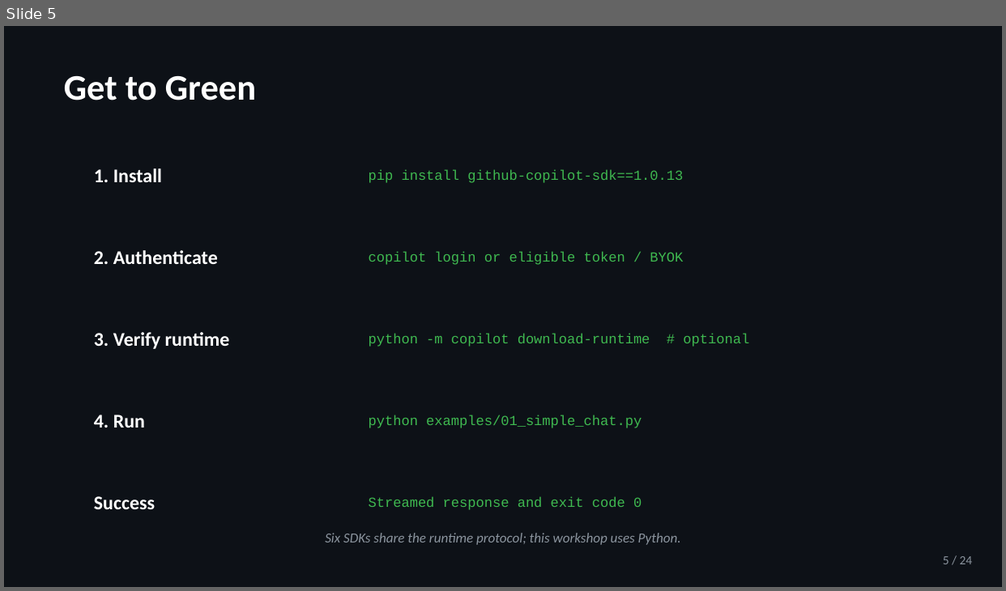
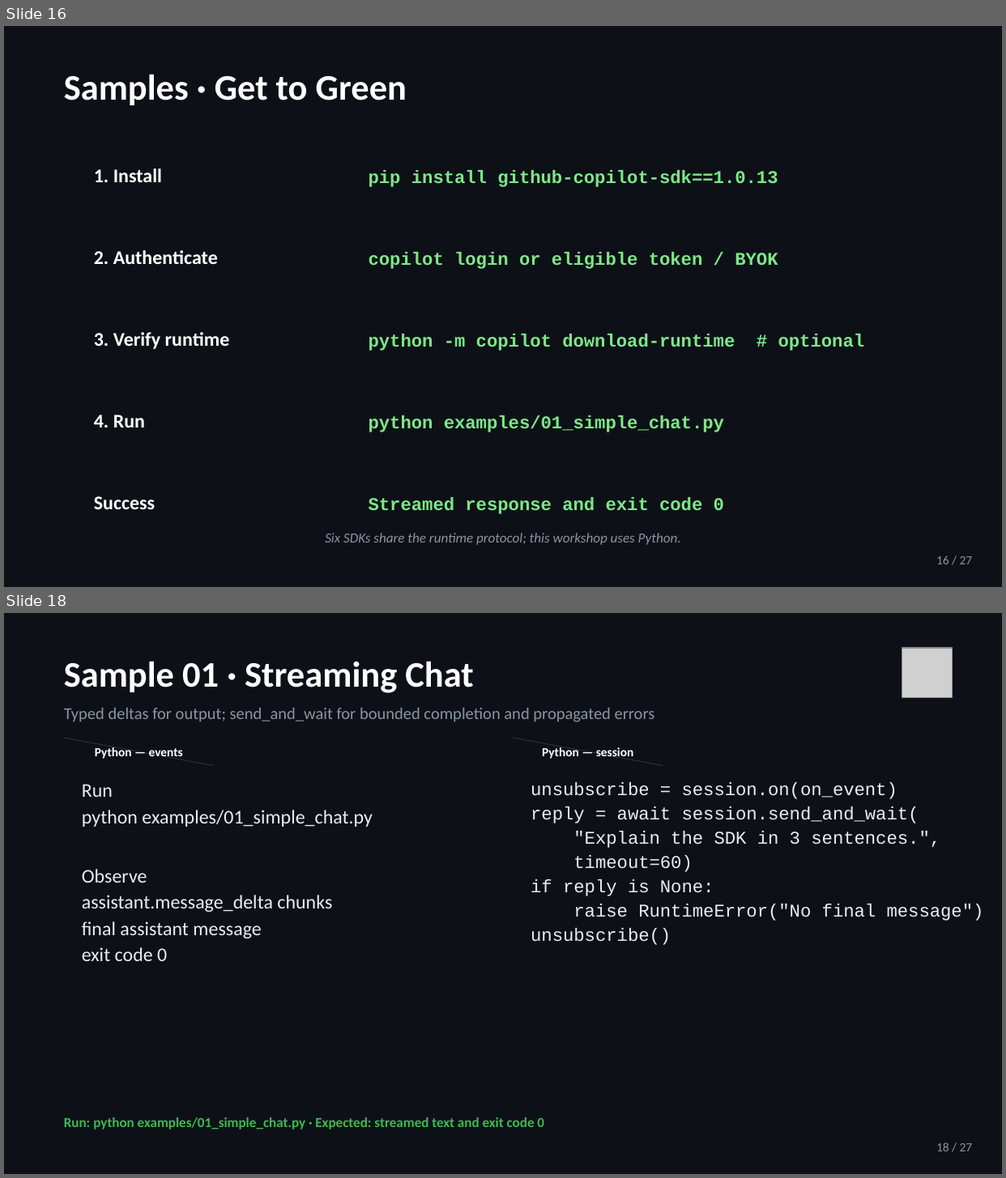
Before and after one commit to jeffrey-groneberg/ghcp_sdk, a slide deck: GitHub-Copilot-SDK.pptx. Shown one above the other, each under a label of ours: slide 5 before the commit, slides 16 and 18 after it; the slides between them are not shown. The pictures are 1006x591 and 1006x1178 pixels, drawn with LibreOffice and Linux fonts; fonts in the diff are those of the drawing; grey boxes stand for pictures. Boxes give left, top, right and bottom in pixels: in the first picture for what was removed or moved away, otherwise in the second. Text is boxed around its words. In the diff, an @@ line names an element or a change of style, - is before the commit and + after.

```diff
--- a/GitHub-Copilot-SDK.pptx
+++ b/GitHub-Copilot-SDK.pptx
@@ slide 18 added at (4, 613, 1002, 1174), background #0D1117 @@
@@ text added at (64, 661, 473, 693), 26 pt, text #FFFFFF, bold @@
+Sample 01 · Streaming Chat
@@ picture added at (902, 648, 952, 698) @@
@@ text added at (64, 708, 655, 722), 12 pt, text #8B949E @@
+Typed deltas for output; send_and_wait for bounded completion and propagated errors
@@ line added from (64, 738) to (214, 765), #30363D 0.5 pt @@
@@ text added at (95, 747, 183, 759), 9 pt, text #FFFFFF, bold @@
+Python — events
@@ line added from (513, 738) to (663, 765), #30363D 0.5 pt @@
@@ text added at (542, 747, 634, 759), 9 pt, text #FFFFFF, bold @@
+Python — session
@@ text added at (530, 782, 940, 945), 13 pt, text #E6EDF3 @@
+unsubscribe = session.on(on_event)
+reply = await session.send_and_wait(
+"Explain the SDK in 3 sentences.",
+timeout=60)
+if reply is None:
+raise RuntimeError("No final message")
+unsubscribe()
@@ text added at (82, 784, 373, 961), 14 pt, text #E6EDF3 @@
+Run
+python examples/01_simple_chat.py
+Observe
+assistant.message_delta chunks
+final assistant message
+exit code 0
@@ text added at (64, 1118, 544, 1130), 10 pt, text #3FB950, bold @@
+Run: python examples/01_simple_chat.py · Expected: streamed text and exit code 0
@@ text added at (936, 1143, 973, 1152), 9 pt, text #8B949E @@
+18 / 27
@@ what was slide 5 is now slide 16 @@
@@ slide 16 changed as well @@
@@ text at (64, 74, 407, 105): text changed @@
-Get to Green
+Samples · Get to Green
@@ size 10 to 13 pt, text colour #3FB950 to #7EE787, bold on; line spacing 1 to 1.12 in 5 elements at (368, 170, 778, 187), (368, 252, 778, 269), (368, 334, 865, 351), (368, 416, 724, 433), (368, 497, 724, 514) @@
@@ text at (936, 556, 973, 565): text changed @@
-5 / 24
+16 / 27
```
Also in this commit, not shown: 23 other slides changed, 2 other slides added, 2 other files.
